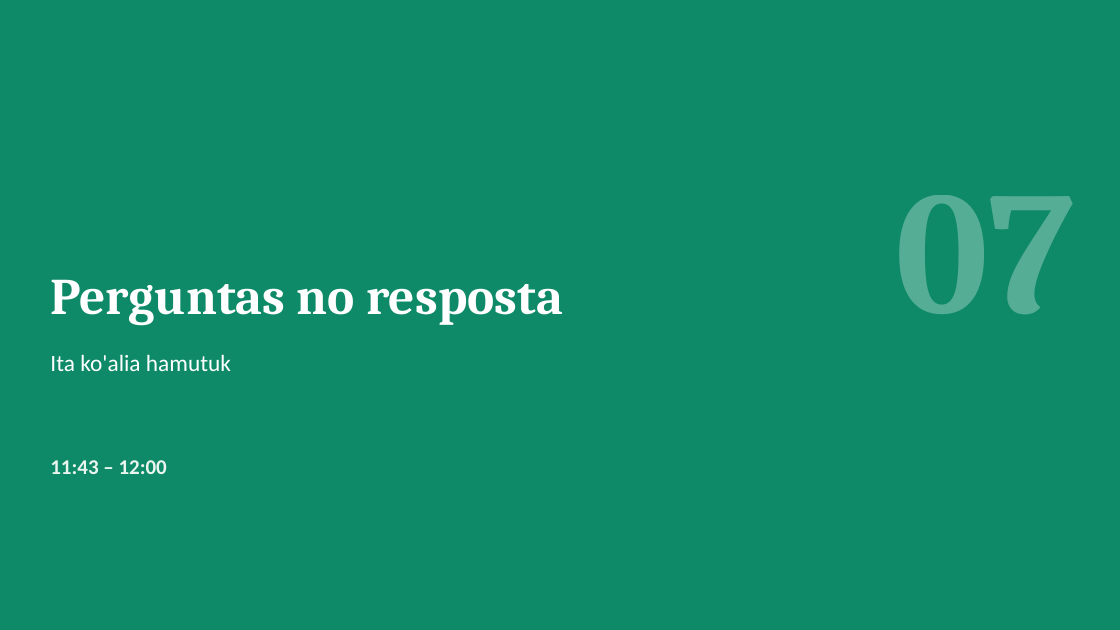
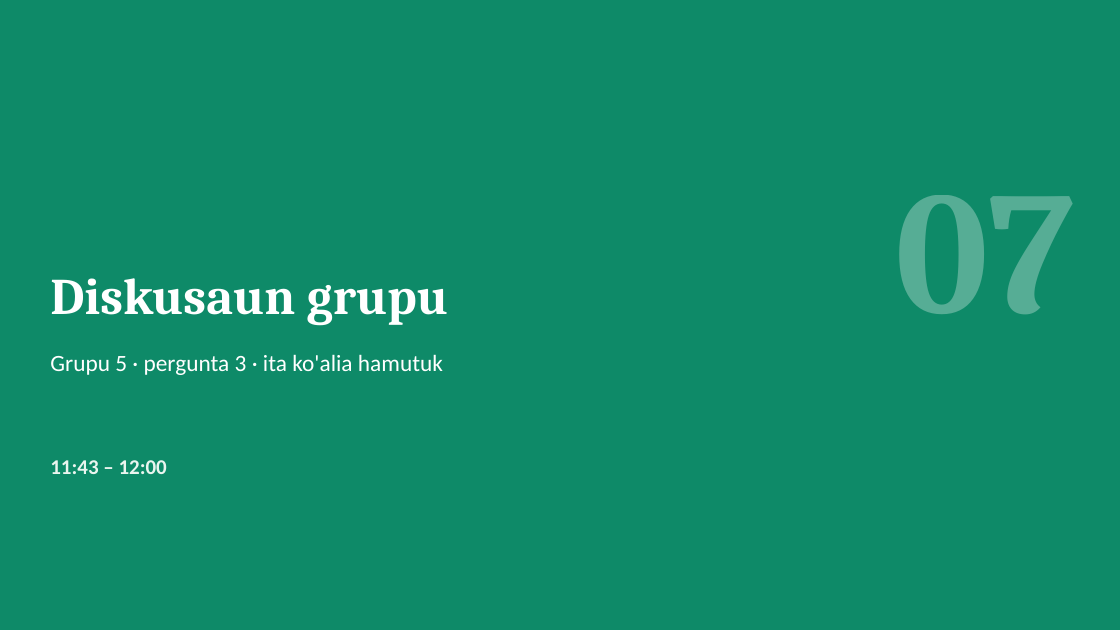
Before and after one commit to Odoly23/SMKRE, a slide deck: slide 32 of docs/formasaun/RbR_Sesaun_Python_SIBAR-RbR.pptx. Drawn at 1120x630 pixels with LibreOffice and Linux fonts; fonts in the diff are those of the drawing. Boxes give left, top, right and bottom in pixels: in the first picture for what was removed or moved away, otherwise in the second. Text is boxed around its words. In the diff, an @@ line names an element or a change of style, - is before the commit and + after.

```diff
--- a/docs/formasaun/RbR_Sesaun_Python_SIBAR-RbR.pptx
+++ b/docs/formasaun/RbR_Sesaun_Python_SIBAR-RbR.pptx
@@ title at [50,278,448,326]: text changed @@
-Perguntas no resposta
+Diskusaun grupu
@@ text at [50,354,443,375]: text changed @@
-Ita ko'alia hamutuk
+Grupu 5 · pergunta 3 · ita ko'alia hamutuk
```
Also in this commit, not shown: 2 other slides changed, 7 slides added, 1 other file.
